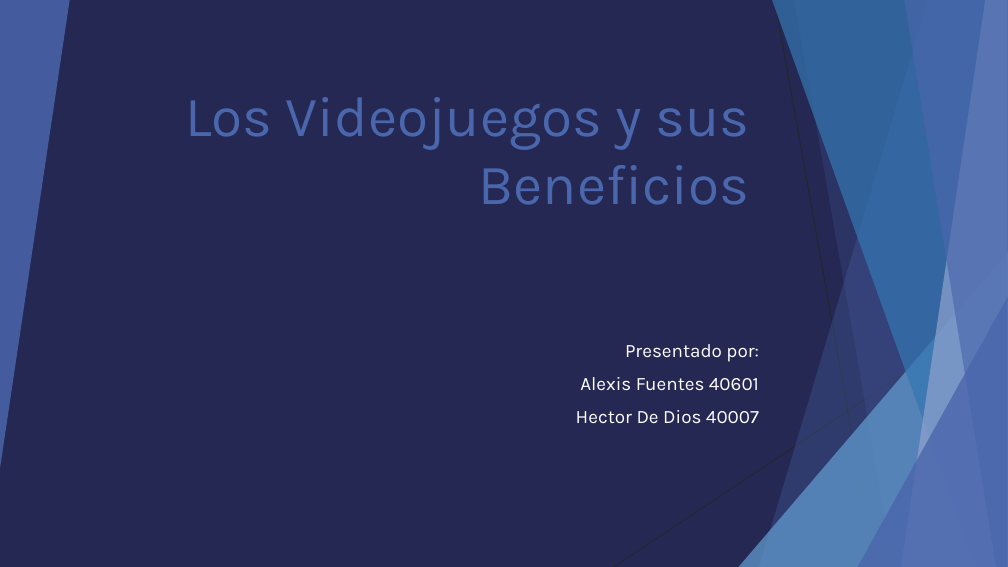
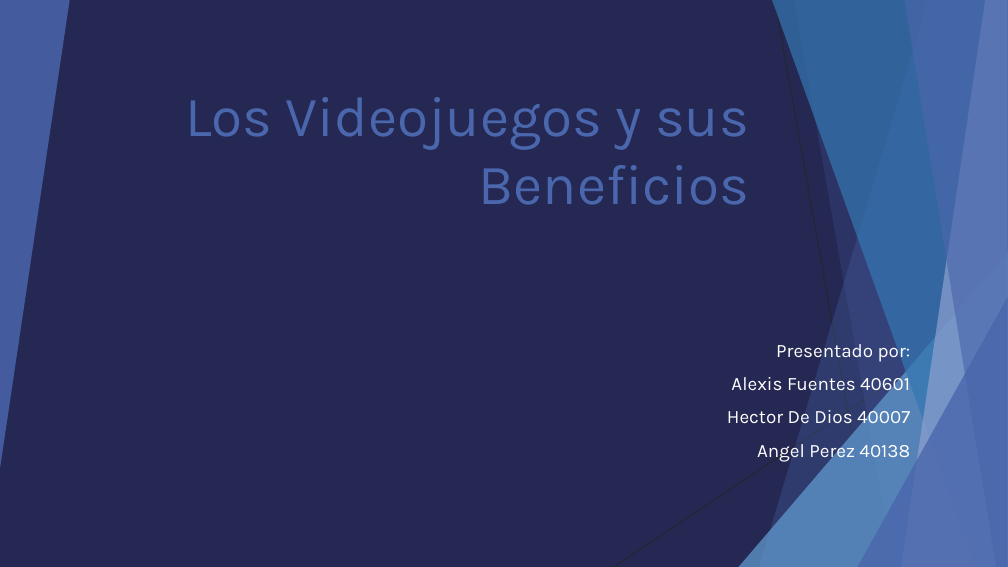
Before and after one commit to HectorKazuto/Videojuego, a slide deck: slide 1 of Proyecto/Python.pptx. Drawn at 1008x567 pixels with LibreOffice and Linux fonts; fonts in the diff are those of the drawing. Boxes give left, top, right and bottom in pixels: in the first picture for what was removed or moved away, otherwise in the second. Text is boxed around its words. In the diff, an @@ line names an element or a change of style, - is before the commit and + after.

```diff
--- a/Proyecto/Python.pptx
+++ b/Proyecto/Python.pptx
@@ freeform shape at box(901, 0, 1008, 567): fill #90A2CF at 70% opacity to #8FA1CF at 70% opacity @@
@@ subtitle at box(727, 344, 911, 428): text colour #FFFFFF to #FEFEFE in "Presentado por:", "Alexis Fuentes 40601", "Hector De Dios 40007"; less space between paragraphs @@
@@ subtitle at box(757, 440, 910, 463): paragraph added @@
+Angel Perez 40138
```
Also in this commit, not shown: 7 other slides changed, 3 slides added.
